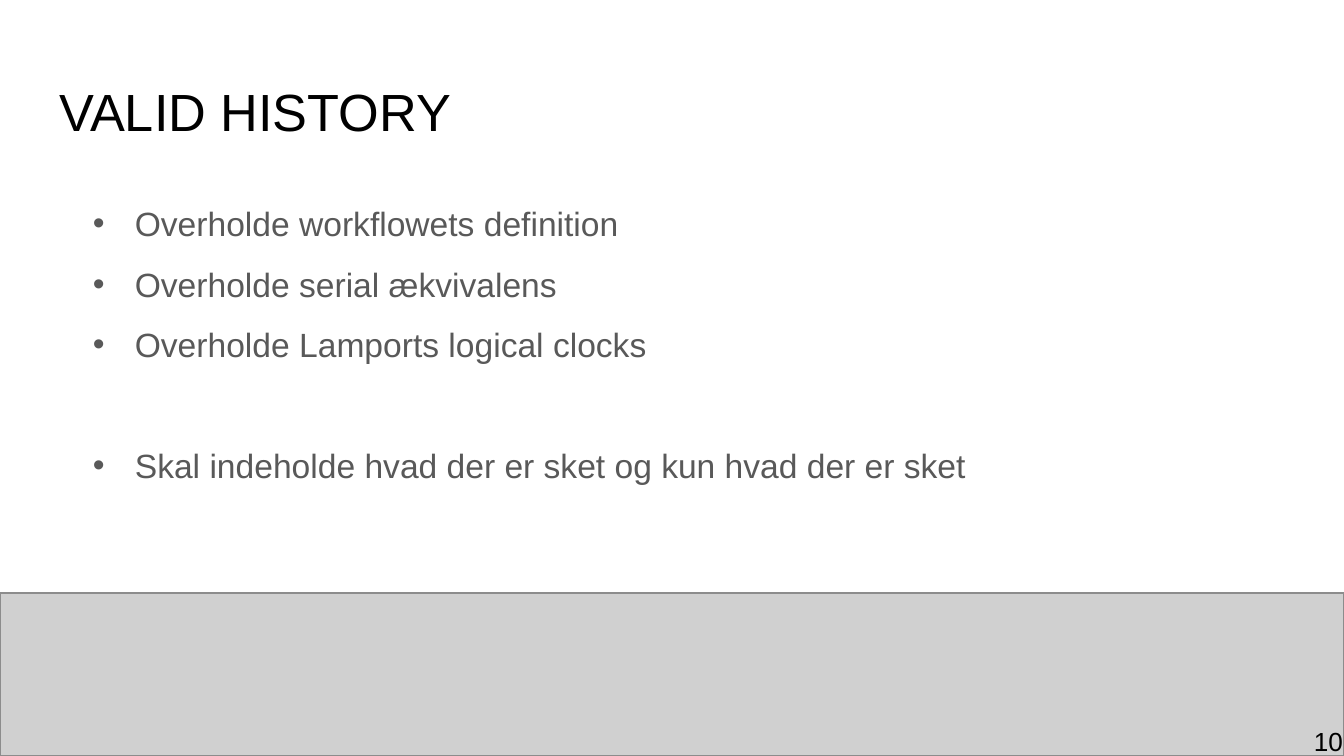
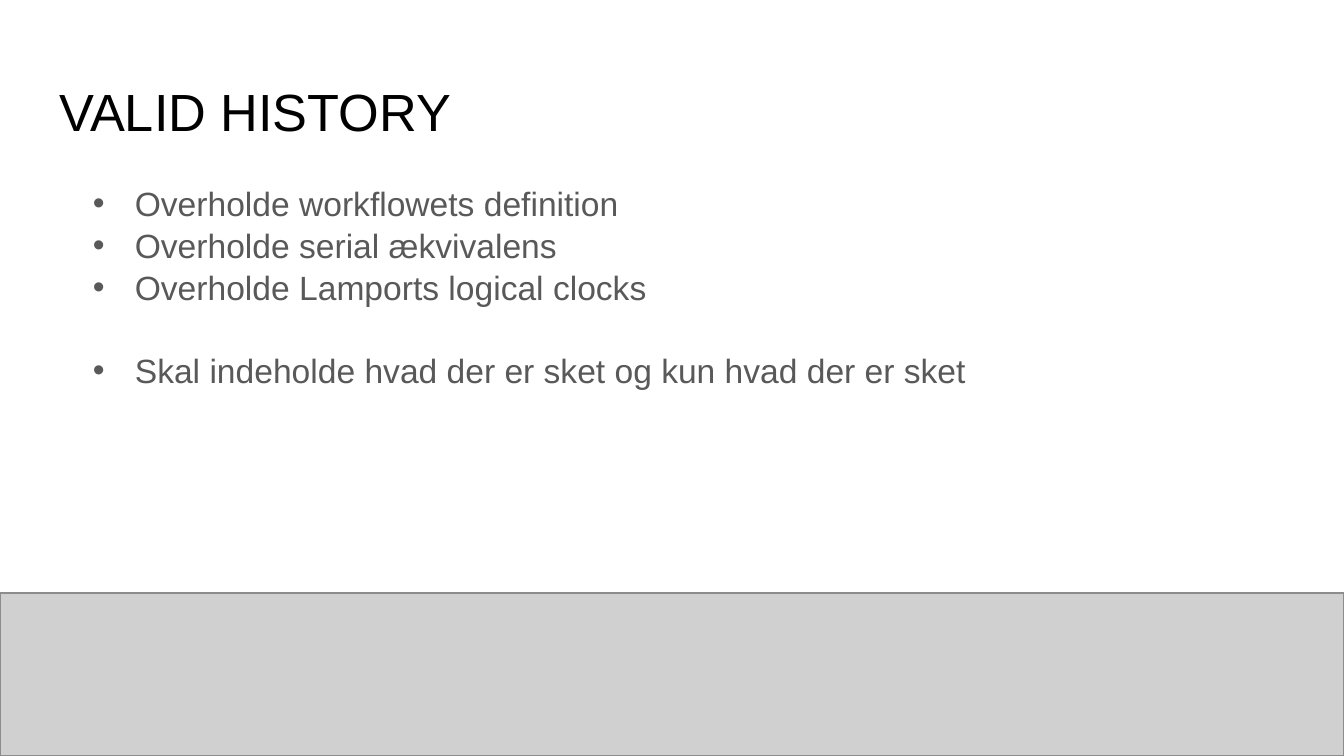
Before and after one commit to mikaellindemann/Distributed-Consensus, a slide deck: slide 13 of doc/Exam/Exam.pptx (slide 10 before the commit). Drawn at 1344x756 pixels with LibreOffice and Linux fonts; fonts in the diff are those of the drawing; grey boxes stand for pictures. Boxes give left, top, right and bottom in pixels: in the first picture for what was removed or moved away, otherwise in the second. Text is boxed around its words. In the diff, an @@ line names an element or a change of style, - is before the commit and + after.

```diff
--- a/doc/Exam/Exam.pptx
+++ b/doc/Exam/Exam.pptx
@@ text "Overholde workflowets definition" at [135, 191, 966, 389]: line spacing 1.5 to 1; more space between paragraphs @@
@@ page number removed at [1314, 732, 1343, 756] @@
-10
```
Also in this commit, not shown: 11 other slides changed, 7 slides added, 4 slides removed, 2 other files.
